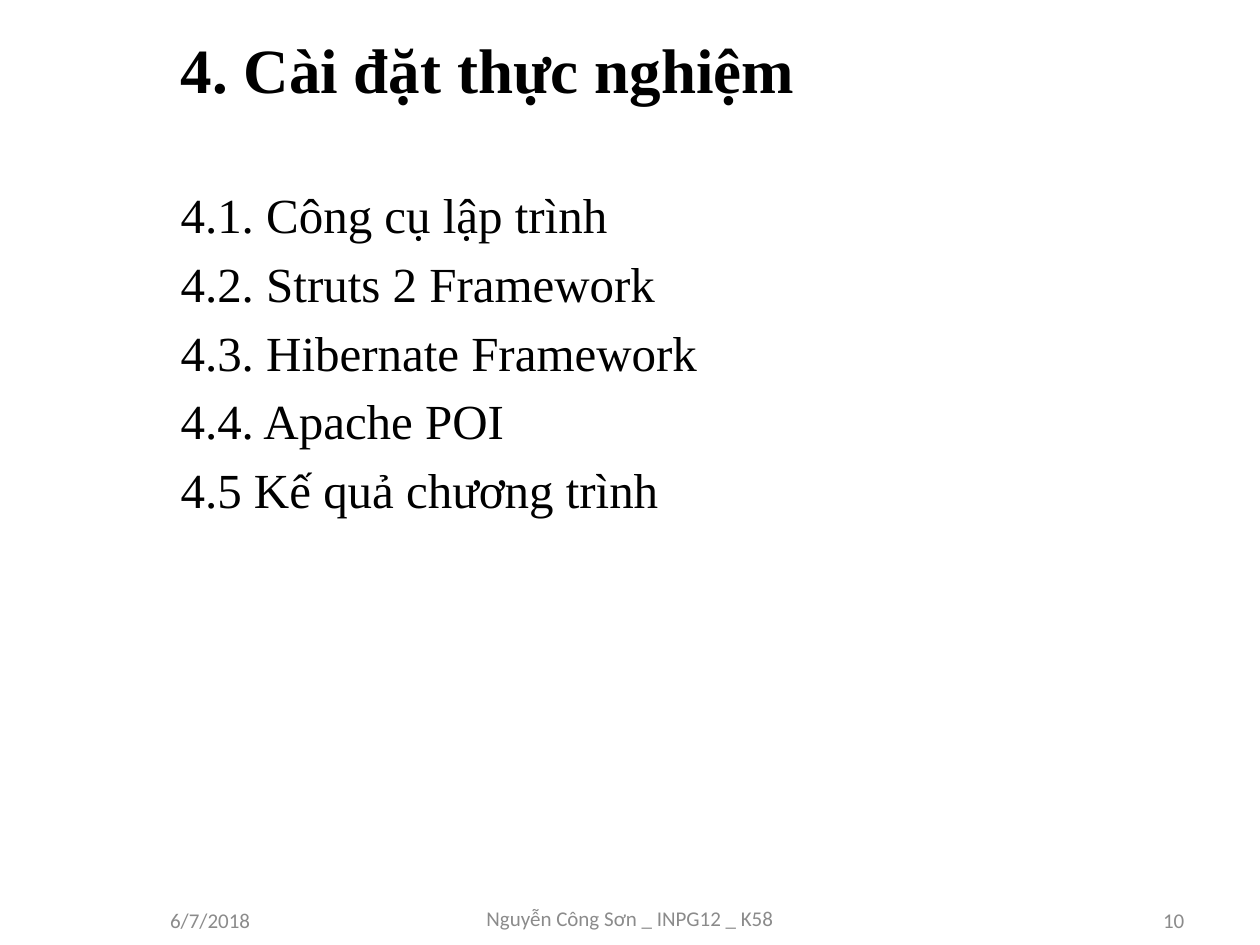
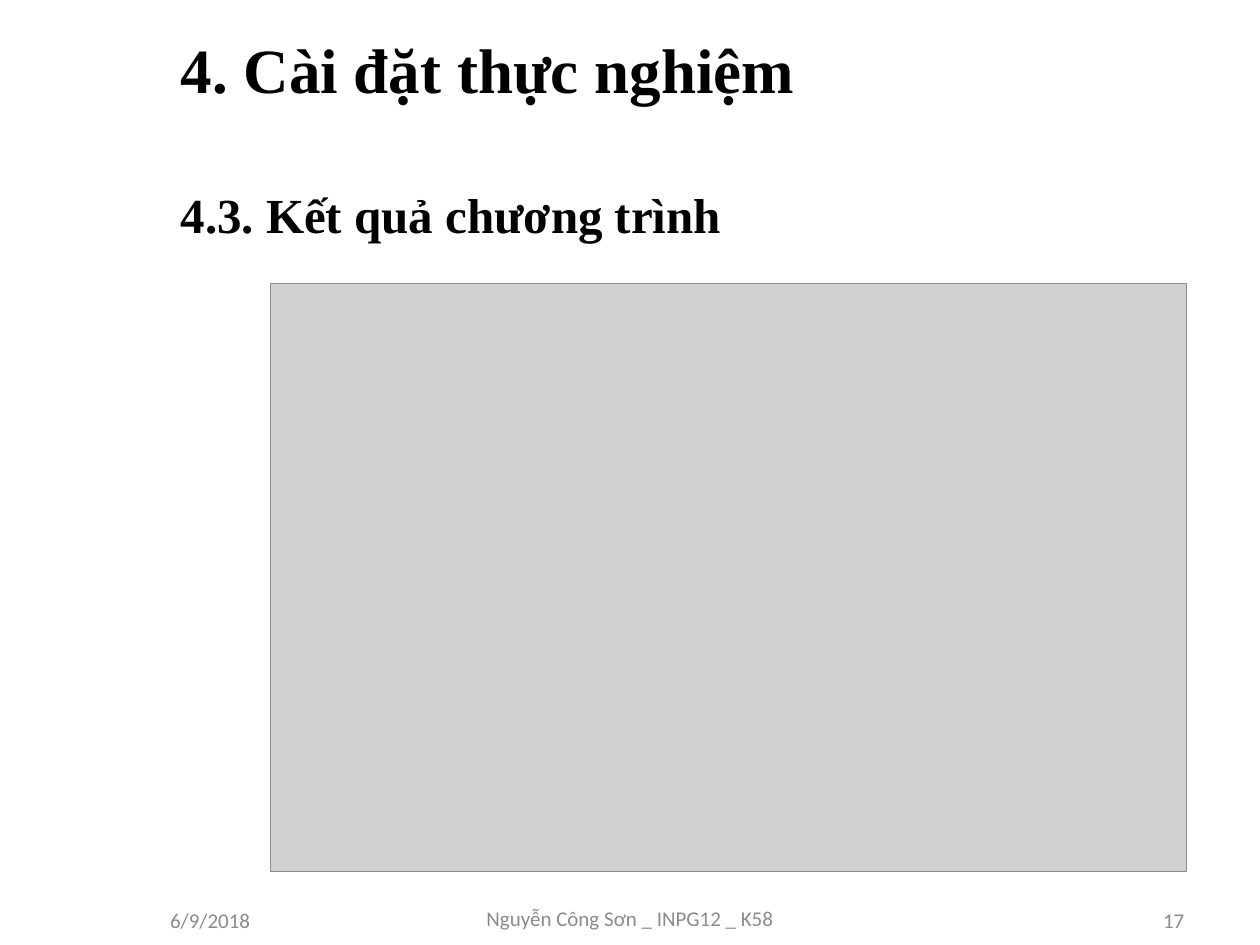
Before and after one commit to sonnc/QT5315, a slide deck: slide 17 of SLIDE ĐỒ ÁN TỐT NGHIỆP.pptx (slide 10 before the commit). Drawn at 1260x945 pixels with LibreOffice and Linux fonts; fonts in the diff are those of the drawing; grey boxes stand for pictures; background and template pictures are left out. Boxes give left, top, right and bottom in pixels: in the first picture for what was removed or moved away, otherwise in the second. Text is boxed around its words. In the diff, an @@ line names an element or a change of style, - is before the commit and + after.

```diff
--- a/SLIDE ĐỒ ÁN TỐT NGHIỆP.pptx
+++ b/SLIDE ĐỒ ÁN TỐT NGHIỆP.pptx
@@ text at bbox=[181, 197, 721, 243]: text changed; bold on @@
-4.1. Công cụ lập trình
-4.2. Struts 2 Framework
-4.3. Hibernate Framework
-4.4. Apache POI
-4.5 Kế quả chương trình
+4.3. Kết quả chương trình
@@ picture added at bbox=[271, 284, 1187, 872] @@
@@ text at bbox=[170, 913, 250, 929]: text changed @@
-6/7/2018
+6/9/2018
@@ page number at bbox=[1163, 914, 1184, 928]: text changed @@
-10
+17
```
Also in this commit, not shown: 12 other slides changed, 9 slides added, 10 other files.
